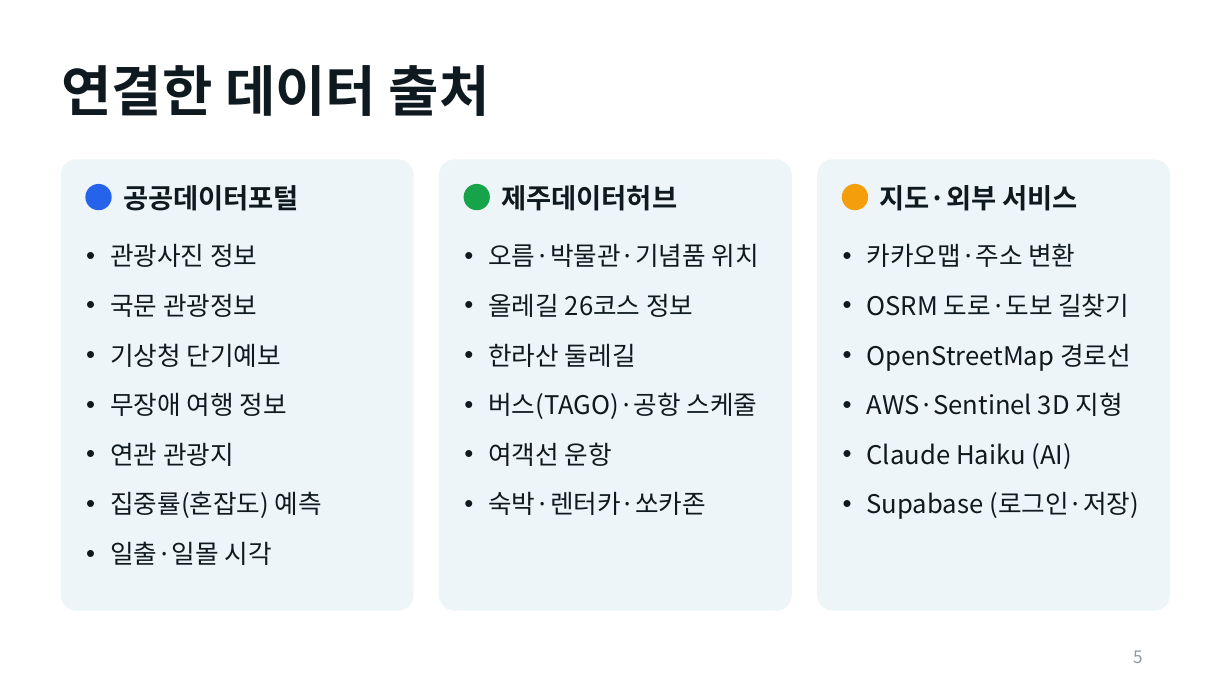
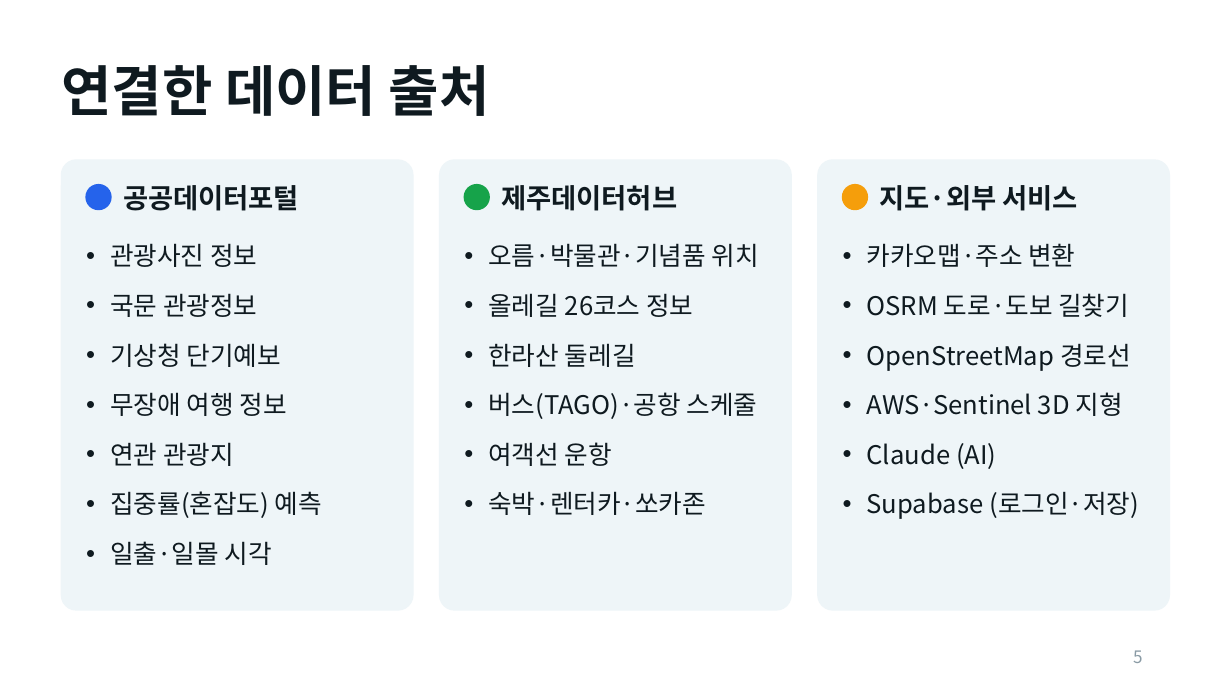
Before and after one commit to Yanghj3119/JNUproject, a slide deck: slide 5 of docs/제주픽-발표.pptx. Drawn at 1232x693 pixels with LibreOffice and Linux fonts; fonts in the diff are those of the drawing. Boxes give left, top, right and bottom in pixels: in the first picture for what was removed or moved away, otherwise in the second. Text is boxed around its words. In the diff, an @@ line names an element or a change of style, - is before the commit and + after.

```diff
--- a/docs/제주픽-발표.pptx
+++ b/docs/제주픽-발표.pptx
@@ text at bbox=[867, 443, 996, 469]: text changed @@
-• Claude Haiku (AI)
+• Claude (AI)
```
Also in this commit, not shown: 1 other slide changed, 4 other files.
